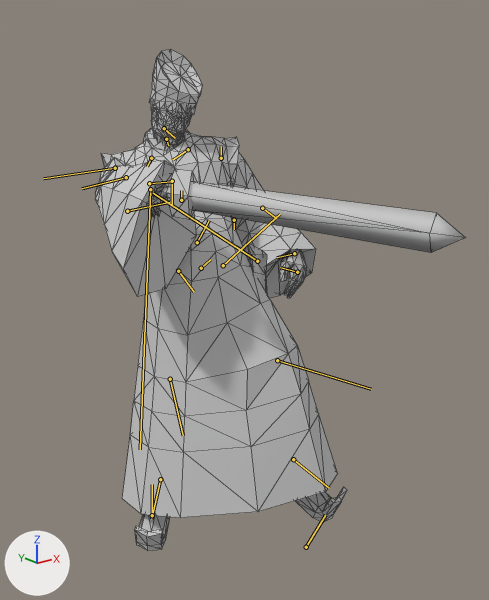
The FBX model Assets/_Project/ArtAssets/Models/Chars/Monster/4032/Monster_4032_FBX.FBX, before and after one commit.
One viewpoint serves both versions: a camera (50 mm lens) standing at (-1.57, -2.16, 2.23) and looking at (0.03, -0.16, 1.42). The axes (+X, +Y, +Z) are drawn at lower left. The lights are the same throughout. Both versions are drawn at frame 321 of the action 'Take 001'; the numbers are the values there. The bones that bend it are drawn over the model as lines. Mesh edges are drawn as thin lines.

Names of what the first picture shows: 'qixiongwushuang_linxiangru'.
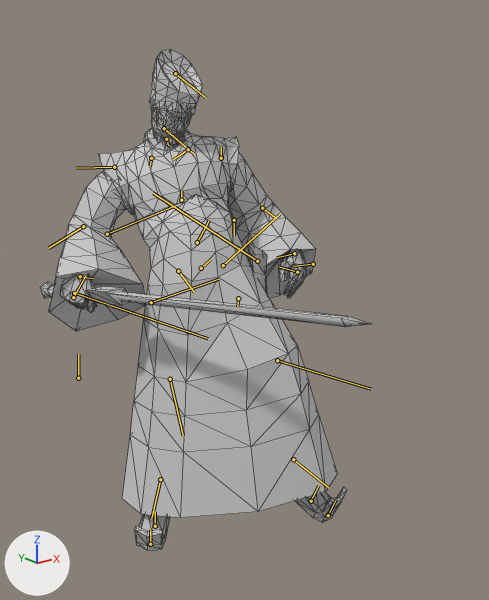
Boxes (x1, y1, x2, y2) around the edits, measured in the pictures (489 x 600 px):
'qixiongwushuang_linxiangru', posed (11% narrower)
    before: (95, 50, 465, 551)
    after: (40, 50, 371, 551)
bone 'Bip01 Prop1', root to tip
    before: (150, 189) to (140, 449)
    after: (74, 293) to (208, 338)
bone 'Bip01 R Clavicle', root to tip
    before: (151, 158) to (147, 166)
    after: (151, 158) to (150, 166)
bone 'Bip01 R UpperArm', root to tip
    before: (115, 168) to (43, 178)
    after: (114, 167) to (75, 168)
bone 'Bip01 R Forearm', root to tip
    before: (126, 177) to (82, 188)
    after: (83, 226) to (48, 248)
bone 'Bip01 R Hand', root to tip
    before: (172, 181) to (172, 204)
    after: (80, 276) to (93, 278)
bone 'Bip01 R Finger0', root to tip
    before: (149, 183) to (172, 181)
    after: (73, 297) to (85, 276)

Edits to the bpy script that builds the scene:
```text
Change bone_bip01_prop1:
    where bone_bip01_prop1 = bpy.data.objects['Bip01'].pose.bones['Bip01 Prop1']
    bone_bip01_prop1.location: (-0.358, -1.111, 0.255) -> (-0.092, -1.519, 0.536)
    bone_bip01_prop1.rotation_quaternion: (-0.321, -0.212, 0.52, 0.762) -> (-0.625, 0.237, 0.556, 0.494)  # degrees (68, -1, -135) -> degrees (43, -68, -107)
Change bone_bip01_r_clavicle:
    where bone_bip01_r_clavicle = bpy.data.objects['Bip01'].pose.bones['Bip01 R Clavicle']  # child of 'Bip01 Neck'
    bone_bip01_r_clavicle.rotation_quaternion: (0.963, 0.071, 0.117, -0.233) -> (0.969, 0.084, 0.138, -0.188)  # degrees (5, 15, -27) -> degrees (7, 17, -21)
Change bone_bip01_r_upperarm:
    where bone_bip01_r_upperarm = bpy.data.objects['Bip01'].pose.bones['Bip01 R UpperArm']  # child of 'Bip01 R Clavicle'
    bone_bip01_r_upperarm.rotation_quaternion: (0.744, -0.285, 0.229, -0.56) -> (0.978, -0.17, -0.05, -0.106)  # degrees (-43, 1, -74) -> degrees (-19, -8, -11)
Change bone_bip01_r_forearm:
    where bone_bip01_r_forearm = bpy.data.objects['Bip01'].pose.bones['Bip01 R Forearm']  # child of 'Bip01 R UpperArm'
    bone_bip01_r_forearm.rotation_quaternion: (0.97, 0.0, 0.0, -0.244) -> (0.958, 0.0, 0.0, -0.288)  # degrees (0, 0, -28) -> degrees (0, 0, -34)
Change bone_bip01_r_hand:
    where bone_bip01_r_hand = bpy.data.objects['Bip01'].pose.bones['Bip01 R Hand']  # child of 'Bip01 R Forearm'
    bone_bip01_r_hand.rotation_quaternion: (0.549, -0.142, 0.824, 0.016) -> (0.876, -0.188, 0.375, 0.237)  # degrees (18, 115, 31) -> degrees (-13, 48, 24)
Change bone_bip01_r_finger0:
    where bone_bip01_r_finger0 = bpy.data.objects['Bip01'].pose.bones['Bip01 R Finger0']  # child of 'Bip01 R Hand'
    bone_bip01_r_finger0.rotation_quaternion: (0.848, 0.05, -0.046, 0.526) -> (0.911, 0.039, -0.036, 0.409)  # degrees (2, -7, 63) -> degrees (2, -6, 48)
```
